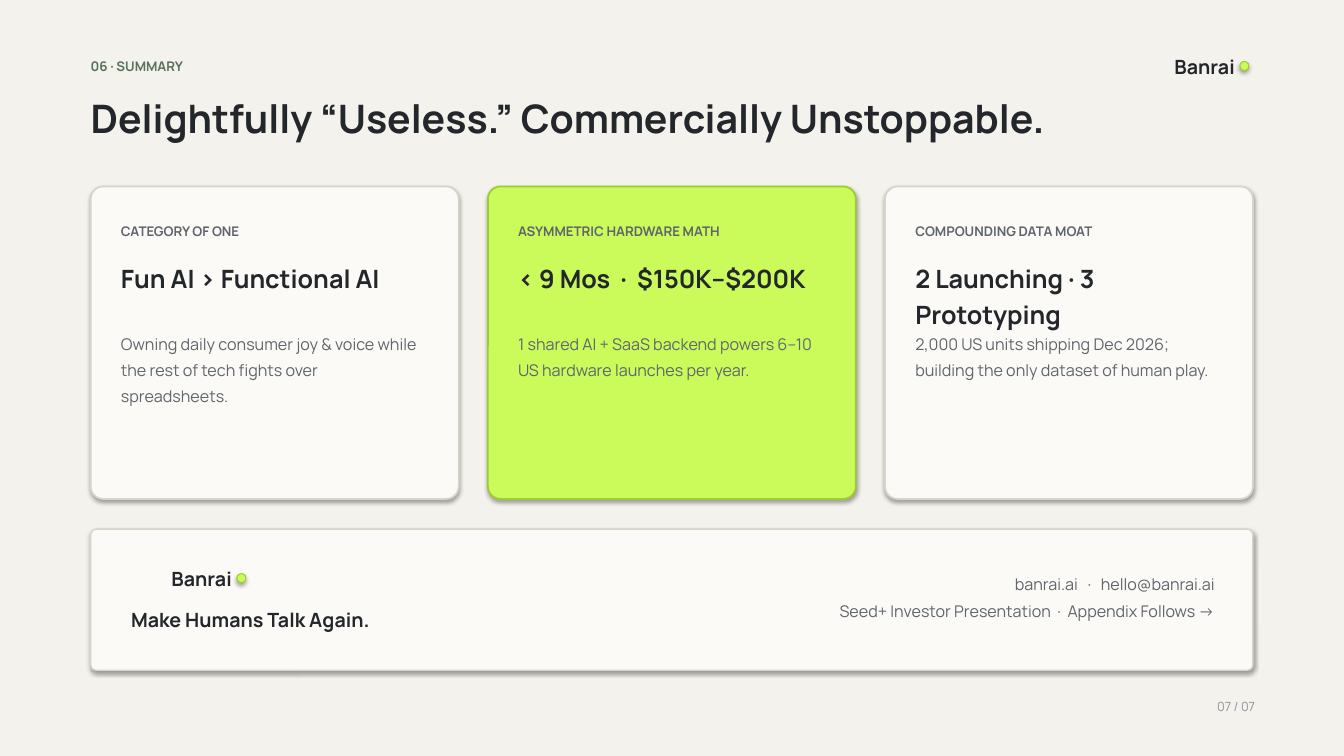
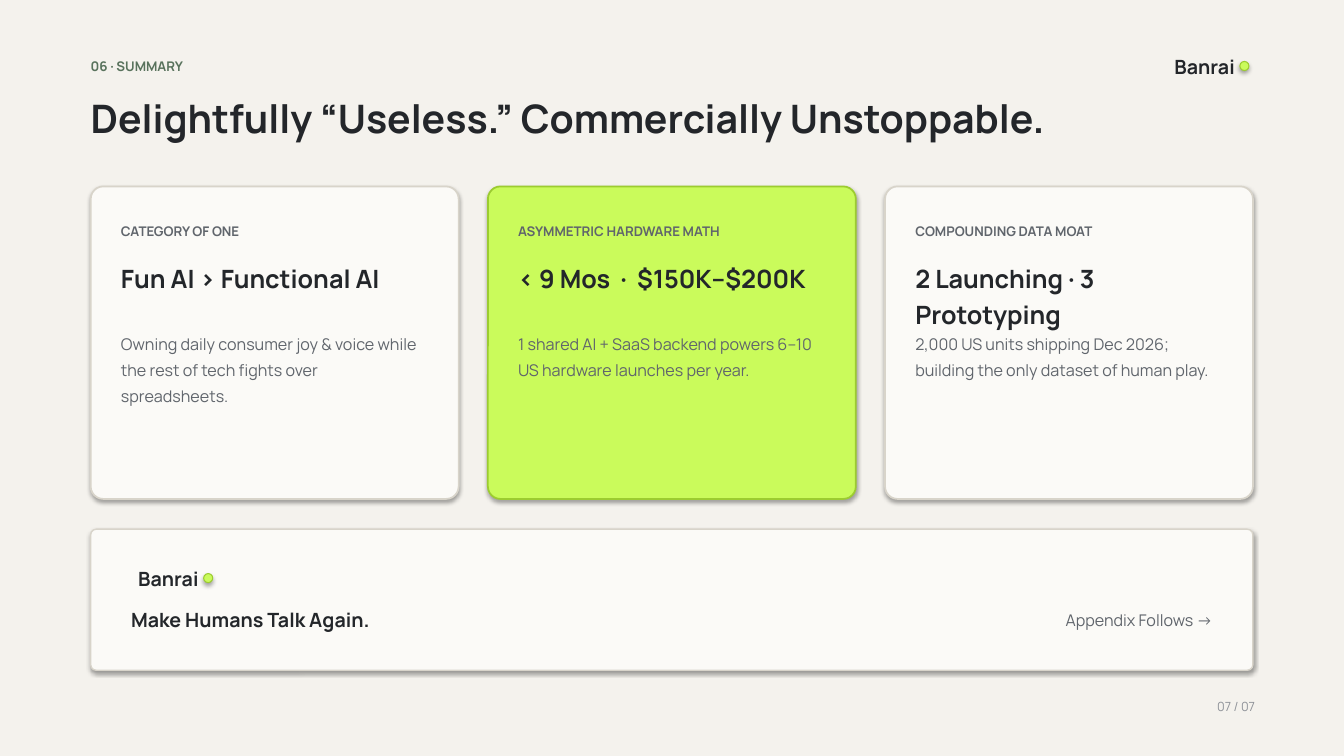
Before and after one commit to mkidding/banrai-seed-plus, a slide deck: slide 7 of Banrai_Seed_Plus_Deck.pptx. Drawn at 1344x756 pixels with LibreOffice and Linux fonts; fonts in the diff are those of the drawing. Boxes give left, top, right and bottom in pixels: in the first picture for what was removed or moved away, otherwise in the second. Text is boxed around its words. In the diff, an @@ line names an element or a change of style, - is before the commit and + after.

```diff
--- a/Banrai_Seed_Plus_Deck.pptx
+++ b/Banrai_Seed_Plus_Deck.pptx
@@ text "Banrai" moved from (x1=171, y1=571, x2=231, y2=587) to (x1=138, y1=571, x2=198, y2=587) @@
@@ ellipse moved from (x1=237, y1=574, x2=246, y2=583) to (x1=204, y1=574, x2=213, y2=583) @@
@@ text at (x1=1066, y1=614, x2=1194, y2=630): text changed @@
-banrai.ai · hello@banrai.ai
-Seed+ Investor Presentation · Appendix Follows →
+Appendix Follows →
```
Also in this commit, not shown: 9 other slides changed, 29 other files.
